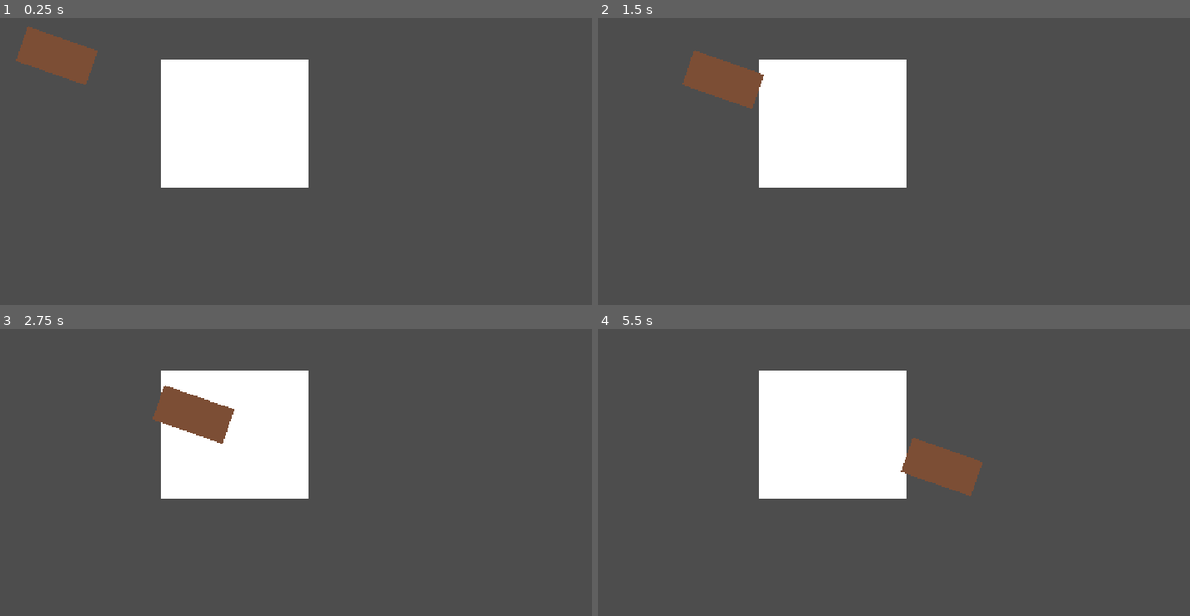
Above: before the commit, frames 1-4 (two rows, left to right).
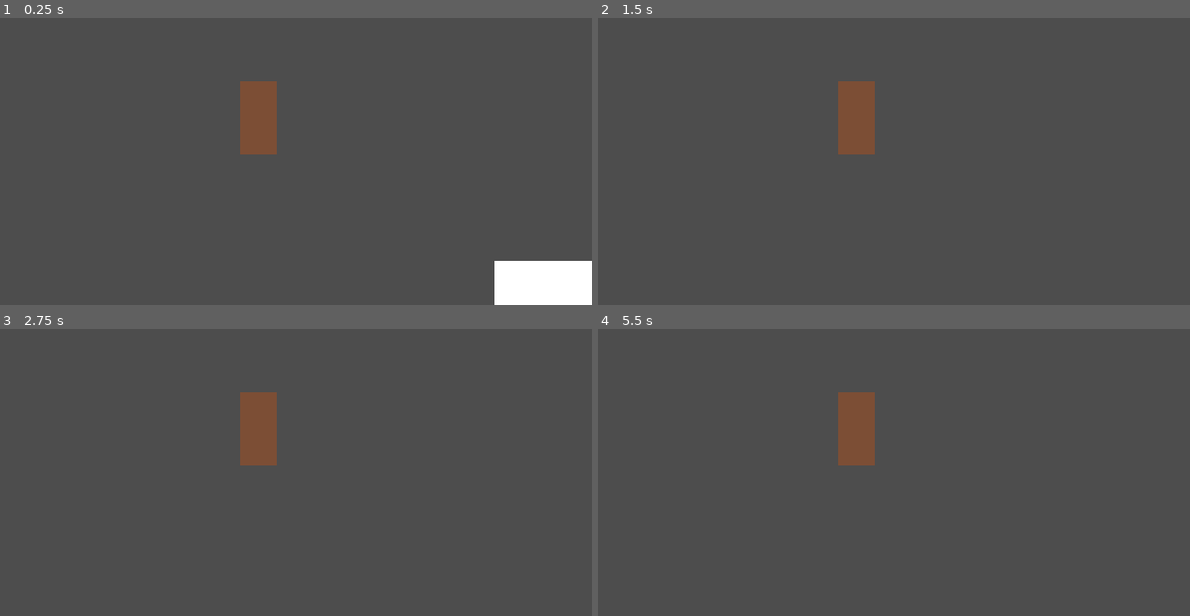
Above: after the commit, the same moments.

Repository: midenfors/project-epa
Game: Godot game, scene res://Scenes/world.tscn
Two runs of this game, one before a commit and one after it. Both use one fixed random seed, a clock stepped at 60 frames per second and the inputs below.
Inputs:
- Up to frame 1 (0.25 s): no input
- Up to frame 2 (1.5 s): no input
- Up to frame 3 (2.75 s): no input
- Up to frame 4 (5.5 s): no input

The runs differ from the first frame. In frame 1, 15% of the frame differs, in the area x 2-100%, y 2-100%; in frame 2, 13%; in frame 3, 11%; in frame 4, 13%.

Commit message:
Added camrea to car and put the car at origin in the world scene.

Diff:
--- a/Scenes/car.tscn
+++ b/Scenes/car.tscn
@@ -12,3 +12,5 @@
 [node name="CollisionShape2D" type="CollisionShape2D" parent="." unique_id=1481306472]
 position = Vector2(-0.5, 0)
 shape = SubResource("RectangleShape2D_qi6xy")
+
+[node name="Camera2D" type="Camera2D" parent="." unique_id=1537647939]
--- a/Scenes/world.tscn
+++ b/Scenes/world.tscn
@@ -11,5 +11,3 @@
 position = Vector2(536, 334)
 
 [node name="Car" parent="." unique_id=1563742778 instance=ExtResource("2_go701")]
-position = Vector2(204, 209)
-rotation = 1.9069173
